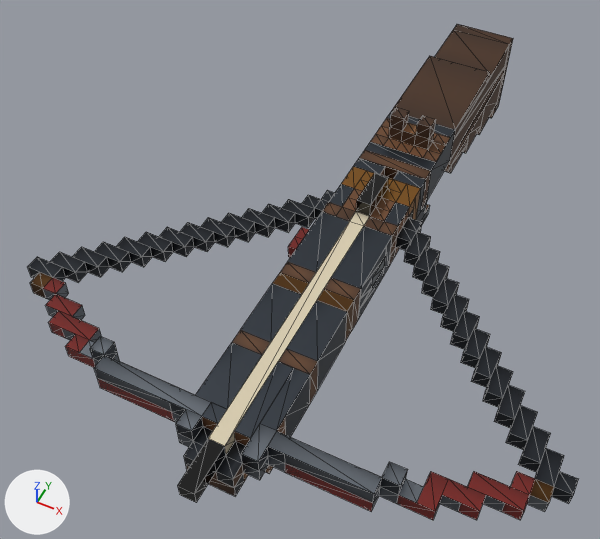
The glTF model src/games/arena/models/weapons/crossbow.glb, before and after one commit.
One viewpoint serves both versions: a 50 mm camera at (0.541, -1.678, 1.655) aimed at (-0.141, -0.313, -0.05). The lights are fixed; the arrows at lower left show +X, +Y and +Z. The older version comes first. Mesh edges are drawn as thin lines. Where no turn or scale is listed for an object, it has been applied to the vertices. Vertices at exactly the same position are counted once.

Objects in the first picture: 'crossbow_body'.
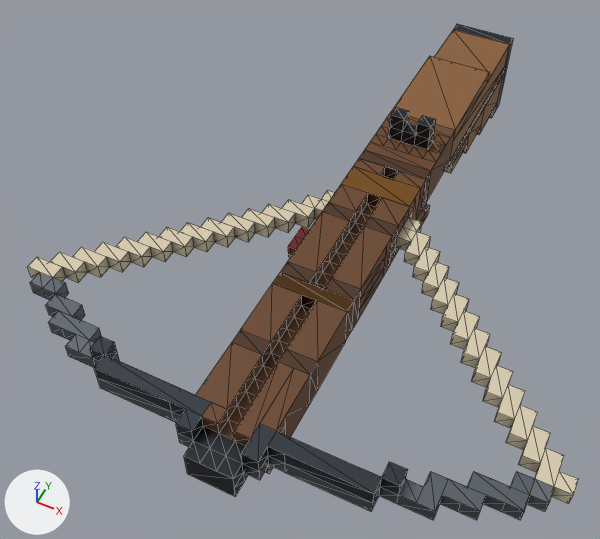
What changed in the scene script:
```text
Change me_crossbow_body:
    used by ob_crossbow_body; location = (0.0, 0.0, 0.0)
    remove me_crossbow_body.from_pydata(...)  # 824 vertices, 1280 faces; spans x -0.68..0.68, y -1.09..0.78, z -0.2..0.23
    add me_crossbow_body.from_pydata(...)  # 849 vertices, 1326 faces; spans x -0.68..0.68, y -1.02..0.78, z -0.2..0.23
    me_crossbow_body part 1
    36 vertices are removed from x -0.06..0.06, y -1.09..-0.08, z 0.08..0.2
    92 faces are deleted
    19 new vertices lie (0.0, 0.0, -0.04) away from vertices in x -0.02..0.02, y -0.9..-0.16, z 0.16
    12 new vertices lie (0.0, -0.04, 0.0) away from vertices in x -0.02..0.02, y -0.74..-0.27, z 0.12..0.16
    12 new vertices lie (0.0, 0.04, 0.0) away from vertices in x -0.02..0.02, y -0.94..-0.47, z 0.12..0.16
    12 new vertices lie (0.0, 0.04, 0.0) away from vertices in x -0.02..0.02, y -0.9..-0.43, z 0.12..0.16
    6 new vertices lie (0.0, -0.04, 0.0) away from vertices in x -0.02..0.02, y -0.78..-0.31, z 0.12..0.16
    138 new faces join them
    me_crossbow_body part 2: 1154 kept faces spanning x -0.68..0.68, y -1.02..0.78, z -0.2..0.23 get new texture (UV) coordinates
```

Location of each change, (x1, y1, x2, y2) in pixels of the pictures (600 x 539 px; the box of a moved part takes in the faces that stretch with it):
part 1 of me_crossbow_body, moved or reshaped: before (177, 167, 420, 503); after (184, 167, 420, 496)
part 2 of me_crossbow_body, surface changed: (28, 24, 578, 520) in both
